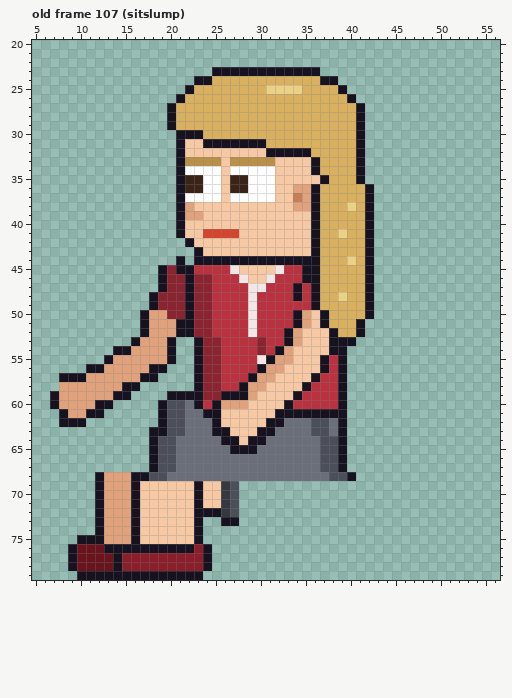
File history of a pixel-art file, sprites/clients/client_karen_left_anim.aseprite. This is how it looked before the edit.
64x80 pixels, 129 frames. Colours within 5 levels of each other are drawn and written as one. Shown: old frame 107 (sitslump): x 5..56, y 20..79. The commit also changed other frames, which this record leaves out.
Now the later version:
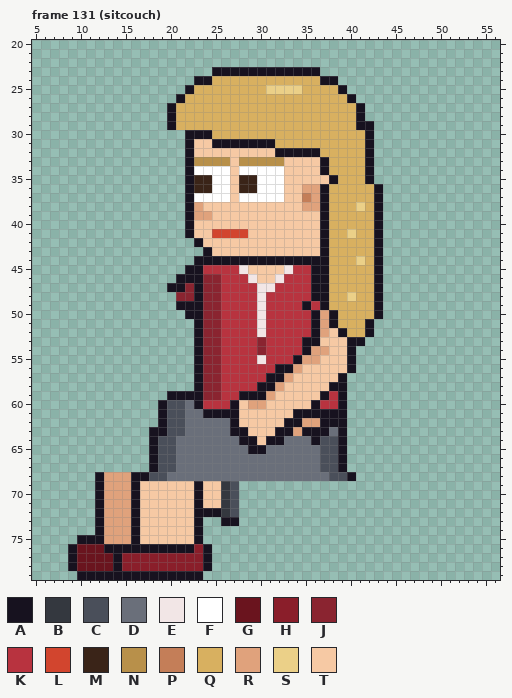
Palette (. is transparent): A #17121f  B #34383f  C #4a4f5a  D #6a6f7a  E #f2e6e6  F #ffffff  G #6a141e  H #8a1e2a  J #8a2430  K #b8333f  L #d2452e  M #3a2418  N #b8904a  P #c47e58  Q #d8b060  R #e0a27c  S #ebd088  T #f6c9a4
A new or re-ordered frame is compared with the old frame closest to it.
The exact change:
frames 129 -> 135
--- frame 131 (sitcouch) is new; against old frame 107 (sitslump)
@@ x 5..56 @@
 28 ...............AQQQQQQQQQQQQQQQQQQQQA...............
-29 ...............AQQQQQQQQQQQQQQQQQQQQA...............
-30 ................AAAQQQQQQQQQQQQQQQQQA...............
-31 ................ATTAAAAAAAQQQQQQQQQQA...............
-32 ................ATTTTTTTTTAAAAAQQQQQA...............
-33 ................ANNNNTNNNNNTTTTAQQQQA...............
-34 ................AFFFFTFFFFFTTTTAQQQQA...............
-35 ................AMMFFTMMFFFTTTTTAQQQA...............
-36 ................AMMFFTMMFFFTTRRAQQQQQA..............
-37 ................AFFFFTFFFFFTTPRAQQQQQA..............
-38 ................ARTTTTTTTTTTTRRAQQQSQA..............
-39 ................ARRTTTTTTTTTTTTAQQQQQA..............
-40 ................ATTTTTTTTTTTTTTAQQQQQA..............
-41 ................ATTLLLLTTTTTTTTAQQSQQA..............
-42 .................ATTTTTTTTTTTTTAQQQQQA..............
-43 ..................ATTTTTTTTTTTTAQQQQQA..............
-44 ................A.AAAAAAAAAAAAAAQQQSQA..............
-45 ..............AJAAKKKKETTTTEKKAAQQQQQA..............
-46 ..............AJJAJJKKKETTEKKKAAQQQQQA..............
-47 ..............AJJAJJKKKKEEKKKAKAQQQQQA..............
-48 .............AJJJAJJKKKKEKKKKAKAQQSQQA..............
-49 .............AJJJAJJKKKKEKKKKKKAQQQQQA..............
-50 ............ARRJJAJJKKKKEKKKKARTAQQQQA..............
-51 ............ARRRAAJJKKKKEKKKKARTAQQQA...............
-52 ............ARRRAAJJKKKKEKKKARTTTAQQA...............
-53 ...........ARRRA..AJJKKKKJKKARTTTAAA................
-54 .........AARRRRA..AJJKKKKJKARTTTTAA.................
-55 ........ARRRRRRA..AJJKKKKEARRTTTAKA.................
-56 ......AARRRRRAA...AJJKKKKARRTTTTAKA.................
-57 ...AAARRRRRRAA....AJJKKKARRTTTTAKKA.................
-58 ...RRRRRRRAA......AJJKKARRTTTTAKKKA.................
-59 ..ARRRRRRAA....AAAAJJAAARTTTTAKKKKA.................
-60 ..ARRRRAA.....ACCDAKARRRTTTTAKKKKKA.................
-61 ...ARRAA......ACCDDAATTTTTTAAAAAAAA.................
-62 ...AAA........ACCDDDATTTTTAADDDCCDA.................
-63 .............AACCDDDAATTTAADDDDCCDA.................
-64 .............ACCDDDDDAATAADDDDDDCCA.................
-65 .............ACCDDDDDDAAADDDDDDDCCA.................
+29 ...............AQQQQQQQQQQQQQQQQQQQQAA..............
+30 .................AAAQQQQQQQQQQQQQQQQQA..............
+31 .................ATTAAAAAAAQQQQQQQQQQA..............
+32 .................ATTTTTTTTTAAAAAQQQQQA..............
+33 .................ANNNNTNNNNNTTTTAQQQQA..............
+34 .................AFFFFTFFFFFTTTTAQQQQA..............
+35 .................AMMFFTMMFFFTTTTTAQQQA..............
+36 .................AMMFFTMMFFFTTRRAQQQQQA.............
+37 .................AFFFFTFFFFFTTPRAQQQQQA.............
+38 .................ARTTTTTTTTTTTRRAQQQSQA.............
+39 .................ARRTTTTTTTTTTTTAQQQQQA.............
+40 .................ATTTTTTTTTTTTTTAQQQQQA.............
+41 .................ATTLLLLTTTTTTTTAQQSQQA.............
+42 ..................ATTTTTTTTTTTTTAQQQQQA.............
+43 ...................ATTTTTTTTTTTTAQQQQQA.............
+44 ..................AAAAAAAAAAAAAAAQQQSQA.............
+45 .................AAKKKKETTTTEKKAAQQQQQA.............
+46 ................AAAJJKKKETTEKKKAAQQQQQA.............
+47 ...............AAJAJJKKKKEEKKKKAAQQQQQA.............
+48 ................JJAJJKKKKEKKKKKAAQQSQQA.............
+49 ................AAAJJKKKKEKKKKAKAQQQQQA.............
+50 .................AAJJKKKKEKKKKKARAQQQQA.............
+51 ..................AJJKKKKEKKKKKARAQQQA..............
+52 ..................AJJKKKKEKKKKKARTAQQA..............
+53 ..................AJJKKKKJKKKKAATTTAA...............
+54 ..................AJJKKKKJKKKKARRTTA................
+55 ..................AJJKKKKEKKKARRTTTA................
+56 ..................AJJKKKKKKAARTTTTTA................
+57 ..................AJJKKKKKAARTTTTTA.................
+58 ..................AJJKKKKAARTTTTTAA.................
+59 ...............AAAAJJKKAAARTTTTTAKA.................
+60 ..............ACCDAKKKATRRTTTTTAKKA.................
+61 ..............ACCDDAAAATTTTTTAAAAAA.................
+62 ..............ACCDDDDDATTTTTAARRAAA.................
+63 .............AACCDDDDDAATTTAARAAADA.................
+64 .............ACCDDDDDDDAATAADDDACCA.................
+65 .............ACCDDDDDDDDAADDDDDDCCA.................
 66 .............ACCDDDDDDDDDDDDDDDDCCA.................
Boxes around the changes in both pictures, in picture pixels (x1, y1, x2, y2):
changed: (50, 121, 383, 454)
